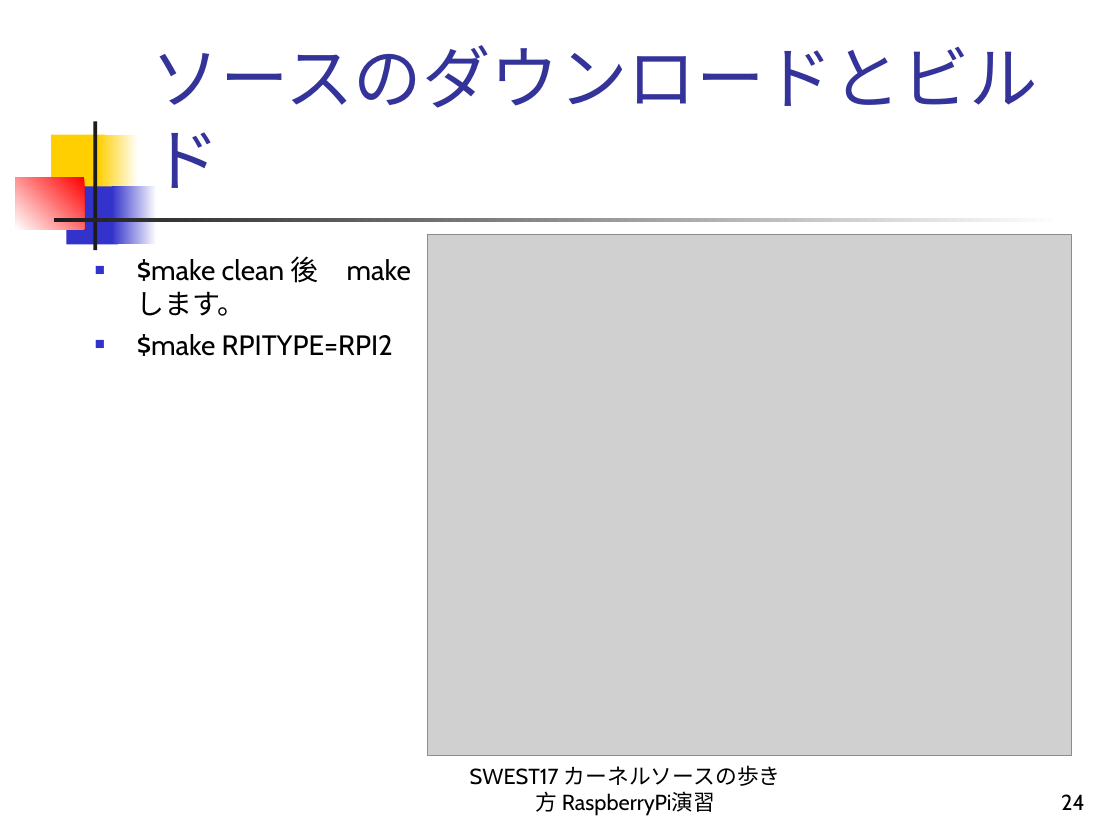
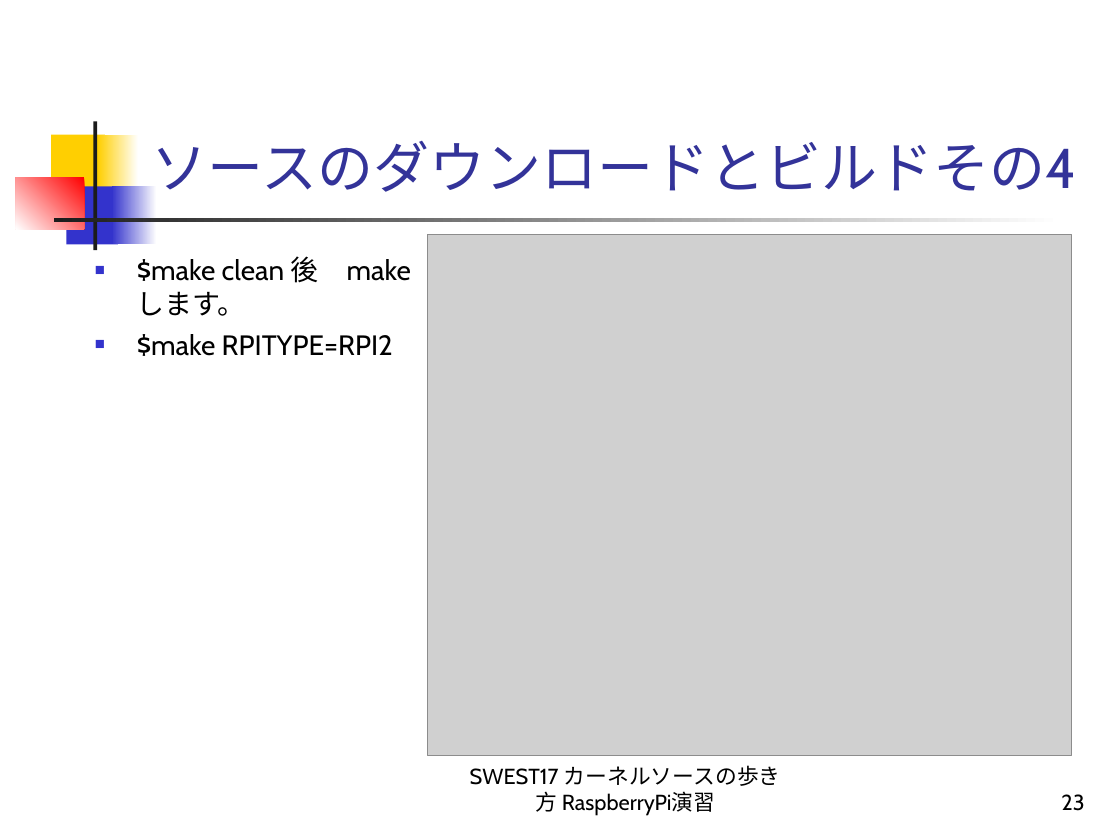
Before and after one commit to alvstakahashi/RPI-SHRINK-SSP-FULL, a slide deck: slide 23 of カーネルソースの歩き方 RaspberryPi演習.ppt (slide 24 before the commit). Drawn at 1120x840 pixels with LibreOffice and Linux fonts; fonts in the diff are those of the drawing; grey boxes stand for pictures. Boxes give left, top, right and bottom in pixels: in the first picture for what was removed or moved away, otherwise in the second. Text is boxed around its words. In the diff, an @@ line names an element or a change of style, - is before the commit and + after.

```diff
--- a/カーネルソースの歩き方 RaspberryPi演習.ppt
+++ b/カーネルソースの歩き方 RaspberryPi演習.ppt
@@ title at box(152, 141, 1077, 192): text changed; size 44 to 36 pt @@
-ソースのダウンロードとビルド
+ソースのダウンロードとビルドその4
@@ page number at box(1061, 794, 1084, 811): text changed @@
-24
+23
```
Also in this commit, not shown: 23 other slides changed, 1 slide added.
